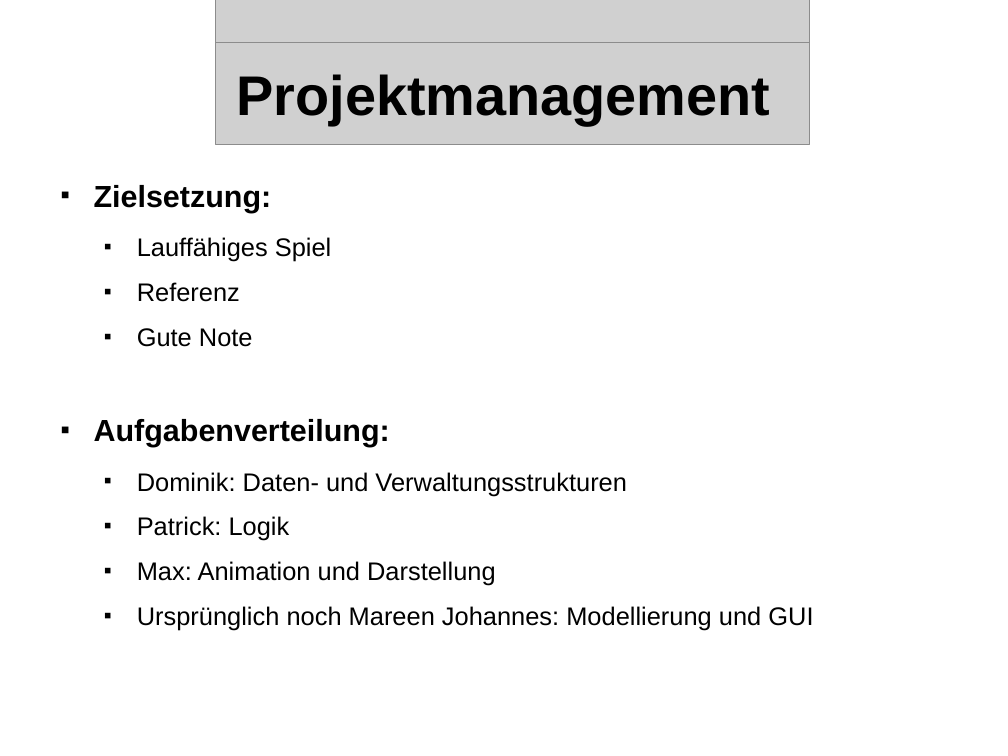
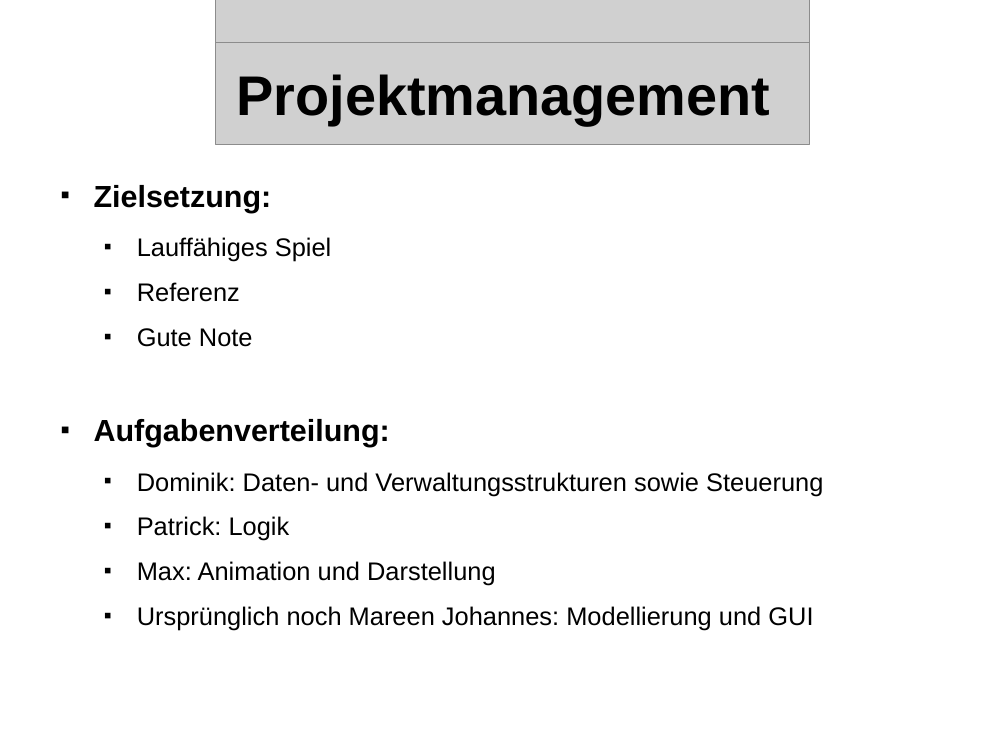
Before and after one commit to streber91/3D-Game-Project, a slide deck: slide 5 of Documents/Präsentationen/Underlord Abschlusspräsentation.odp. Drawn at 1008x756 pixels with LibreOffice and Linux fonts; fonts in the diff are those of the drawing; grey boxes stand for pictures; background and template pictures are left out. Boxes give left, top, right and bottom in pixels: in the first picture for what was removed or moved away, otherwise in the second. Text is boxed around its words. In the diff, an @@ line names an element or a change of style, - is before the commit and + after.

Commit message:
- Some changes

```diff
--- a/Documents/Präsentationen/Underlord Abschlusspräsentation.odp
+++ b/Documents/Präsentationen/Underlord Abschlusspräsentation.odp
@@ text at [137, 472, 823, 496]: text changed @@
-  ■ Dominik: Daten- und Verwaltungsstrukturen
+  ■ Dominik: Daten- und Verwaltungsstrukturen sowie Steuerung
```
